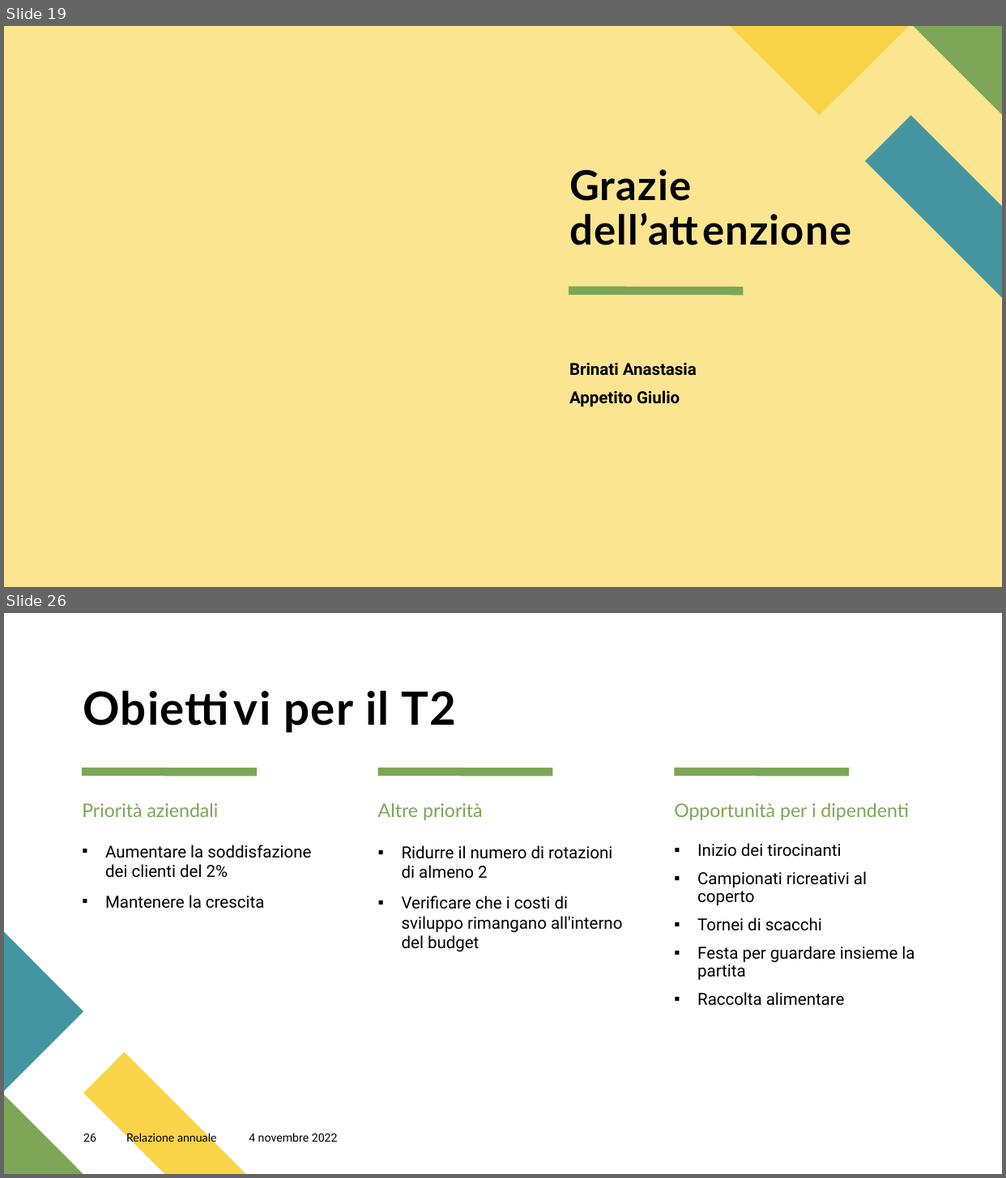
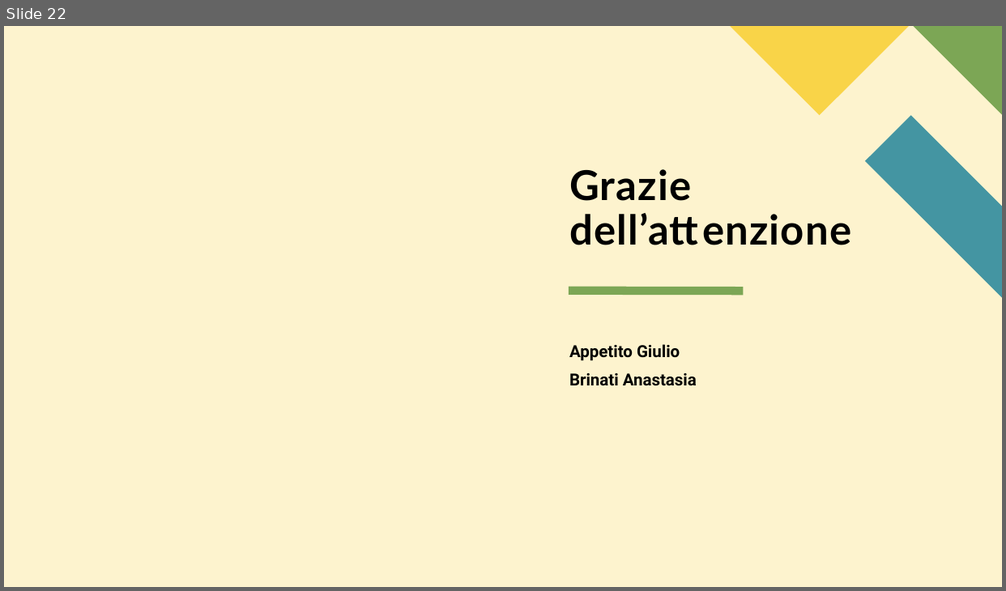
Before and after one commit to GiulioAppetito/Progetto-AMOD-21-22, a slide deck: Presentazione Progetto AMOD.pptx. Shown one above the other, each under a label of ours: slides 19 and 26 before the commit, slide 22 after it; the slides between them are not shown. The pictures are 1006x1178 and 1006x591 pixels, drawn with LibreOffice and Linux fonts; fonts in the diff are those of the drawing. Boxes give left, top, right and bottom in pixels: in the first picture for what was removed or moved away, otherwise in the second. Text is boxed around its words. In the diff, an @@ line names an element or a change of style, - is before the commit and + after.

```diff
--- a/Presentazione Progetto AMOD.pptx
+++ b/Presentazione Progetto AMOD.pptx
@@ slide 26 removed at (x1=4, y1=613, x2=1002, y2=1174), background #FFFFFF @@
@@ title removed at (x1=284, y1=691, x2=456, y2=733) @@
-Obiettivi per il T2
@@ line removed from (82, 772) to (257, 772) @@
@@ line removed from (378, 772) to (552, 772) @@
@@ line removed from (674, 772) to (849, 772) @@
@@ text removed at (x1=82, y1=803, x2=219, y2=817) @@
-Priorità aziendali
@@ text removed at (x1=378, y1=803, x2=483, y2=820) @@
-Altre priorità
@@ text removed at (x1=674, y1=803, x2=909, y2=820) @@
-Opportunità per i dipendenti
@@ text removed at (x1=105, y1=845, x2=311, y2=909) @@
-▪ Aumentare la soddisfazione dei clienti del 2%
-▪ Mantenere la crescita
@@ text removed at (x1=402, y1=845, x2=622, y2=952) @@
-▪ Ridurre il numero di rotazioni
-  di almeno 2
-▪ Verificare che i costi di sviluppo rimangano all'interno del budget
@@ text removed at (x1=697, y1=843, x2=914, y2=1006) @@
-▪ Inizio dei tirocinanti
-▪ Campionati ricreativi al coperto
-▪ Tornei di scacchi
-▪ Festa per guardare insieme la partita
-▪ Raccolta alimentare
@@ freeform shape removed at (x1=4, y1=933, x2=83, y2=1092) @@
@@ freeform shape removed at (x1=83, y1=1053, x2=246, y2=1174) @@
@@ freeform shape removed at (x1=4, y1=1095, x2=83, y2=1174) @@
@@ page number removed at (x1=83, y1=1134, x2=96, y2=1142) @@
-26
@@ text removed at (x1=126, y1=1132, x2=216, y2=1145) @@
-Relazione annuale
@@ text removed at (x1=249, y1=1133, x2=338, y2=1142) @@
-4 novembre 2022
@@ what was slide 19 is now slide 22 @@
@@ slide 22 changed as well @@
@@ background #FBE591 to #FDF3CE @@
@@ text at (x1=569, y1=344, x2=680, y2=361): paragraph added @@
+Appetito Giulio
@@ text at (x1=569, y1=390, x2=680, y2=408): paragraph removed @@
-Appetito Giulio
```
Also in this commit, not shown: 17 other slides changed, 4 slides added, 8 other slides removed.
